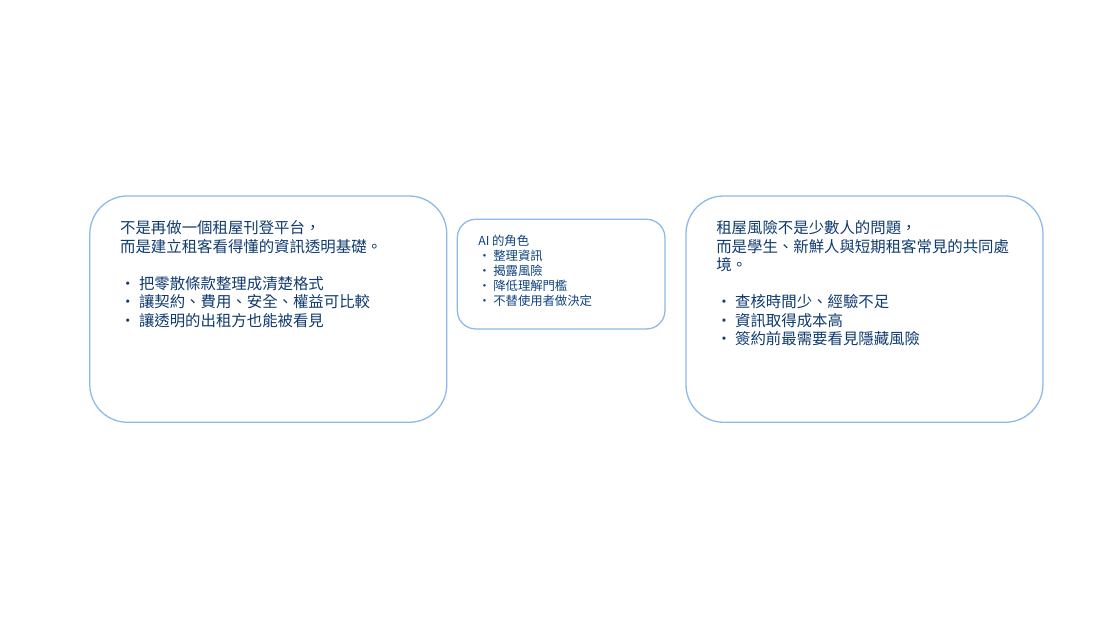
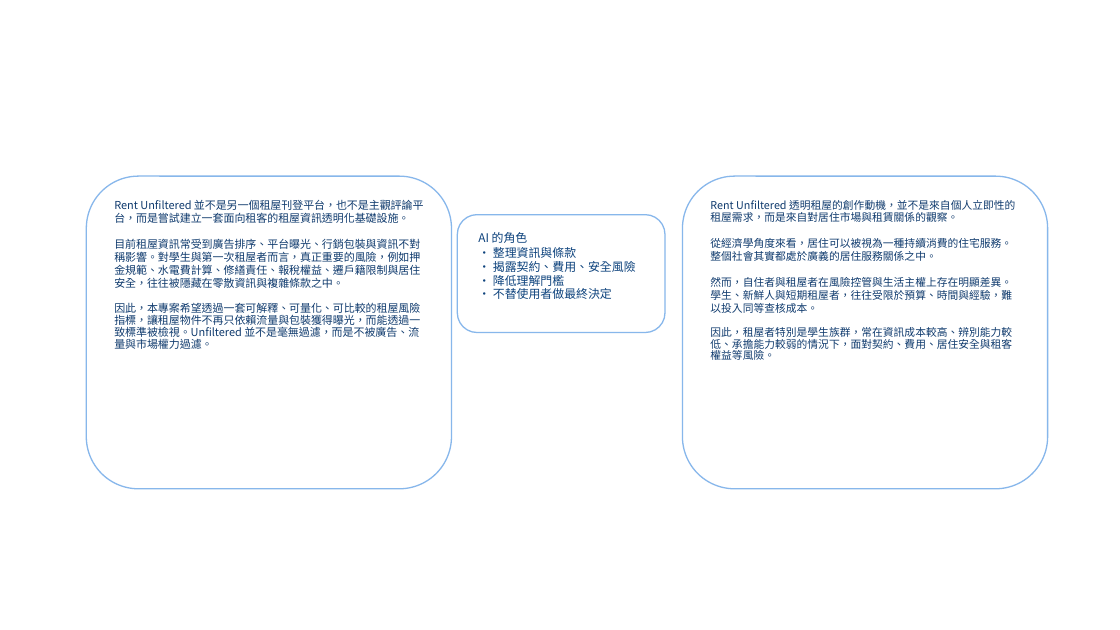
Before and after one commit to JustinYen0531/rent-unfiltered, a slide deck: slide 1 of output/slide5_concept_motivation.pptx. Drawn at 1120x630 pixels with LibreOffice and Linux fonts; fonts in the diff are those of the drawing; background and template pictures are left out. Boxes give left, top, right and bottom in pixels: in the first picture for what was removed or moved away, otherwise in the second. Text is boxed around its words. In the diff, an @@ line names an element or a change of style, - is before the commit and + after.

Commit message:
Expand concept motivation slide text

```diff
--- a/output/slide5_concept_motivation.pptx
+++ b/output/slide5_concept_motivation.pptx
@@ rounded rectangle at bbox=[87, 176, 452, 489]: fill #FFFFFF at 82% opacity to #FFFFFF at 88% opacity @@
@@ rounded rectangle: place and size @@
-rounded rectangle at bbox=[90, 196, 447, 422]
+rounded rectangle at bbox=[87, 176, 452, 489]
@@ rounded rectangle: place and size @@
-rounded rectangle at bbox=[686, 196, 1044, 422]
+rounded rectangle at bbox=[682, 176, 1048, 489]
@@ rounded rectangle at bbox=[682, 176, 1048, 489]: fill #FFFFFF at 82% opacity to #FFFFFF at 88% opacity @@
@@ text at bbox=[114, 200, 424, 349]: text changed; size 13.2 to 9.3 pt @@
-不是再做一個租屋刊登平台，
-而是建立租客看得懂的資訊透明基礎。
-• 把零散條款整理成清楚格式
-• 讓契約、費用、安全、權益可比較
-• 讓透明的出租方也能被看見
+Rent Unfiltered 並不是另一個租屋刊登平台，也不是主觀評論平台，而是嘗試建立一套面向租客的租屋資訊透明化基礎設施。
+目前租屋資訊常受到廣告排序、平台曝光、行銷包裝與資訊不對稱影響。對學生與第一次租屋者而言，真正重要的風險，例如押金規範、水電費計算、修繕責任、報稅權益、遷戶籍限制與居住安全，往往被隱藏在零散資訊與複雜條款之中。
+因此，本專案希望透過一套可解釋、可量化、可比較的租屋風險指標，讓租屋物件不再只依賴流量與包裝獲得曝光，而能透過一致標準被檢視。Unfiltered 並不是毫無過濾，而是不被廣告、流量與市場權力過濾。
@@ text at bbox=[710, 200, 1015, 360]: text changed; size 13.2 to 9.2 pt @@
-租屋風險不是少數人的問題，
-而是學生、新鮮人與短期租客常見的共同處境。
-• 查核時間少、經驗不足
-• 資訊取得成本高
-• 簽約前最需要看見隱藏風險
+Rent Unfiltered 透明租屋的創作動機，並不是來自個人立即性的租屋需求，而是來自對居住市場與租賃關係的觀察。
+從經濟學角度來看，居住可以被視為一種持續消費的住宅服務。整個社會其實都處於廣義的居住服務關係之中。
+然而，自住者與租屋者在風險控管與生活主權上存在明顯差異。學生、新鮮人與短期租屋者，往往受限於預算、時間與經驗，難以投入同等查核成本。
+因此，租屋者特別是學生族群，常在資訊成本較高、辨別能力較低、承擔能力較弱的情況下，面對契約、費用、居住安全與租客權益等風險。
@@ rounded rectangle: place and size @@
-rounded rectangle at bbox=[457, 219, 665, 329]
+rounded rectangle at bbox=[457, 215, 665, 333]
@@ rounded rectangle at bbox=[457, 215, 665, 333]: fill #FFFFFF at 92% opacity to #FFFFFF at 94% opacity @@
@@ text at bbox=[478, 232, 636, 299]: text changed; size 10.6 to 10.2 pt @@
-AI 的角色
-• 整理資訊
-• 揭露風險
-• 降低理解門檻
-• 不替使用者做決定
+AI 的角色
+• 整理資訊與條款
+• 揭露契約、費用、安全風險
+• 降低理解門檻
+• 不替使用者做最終決定
```
Also in this commit, not shown: 1 other file.
